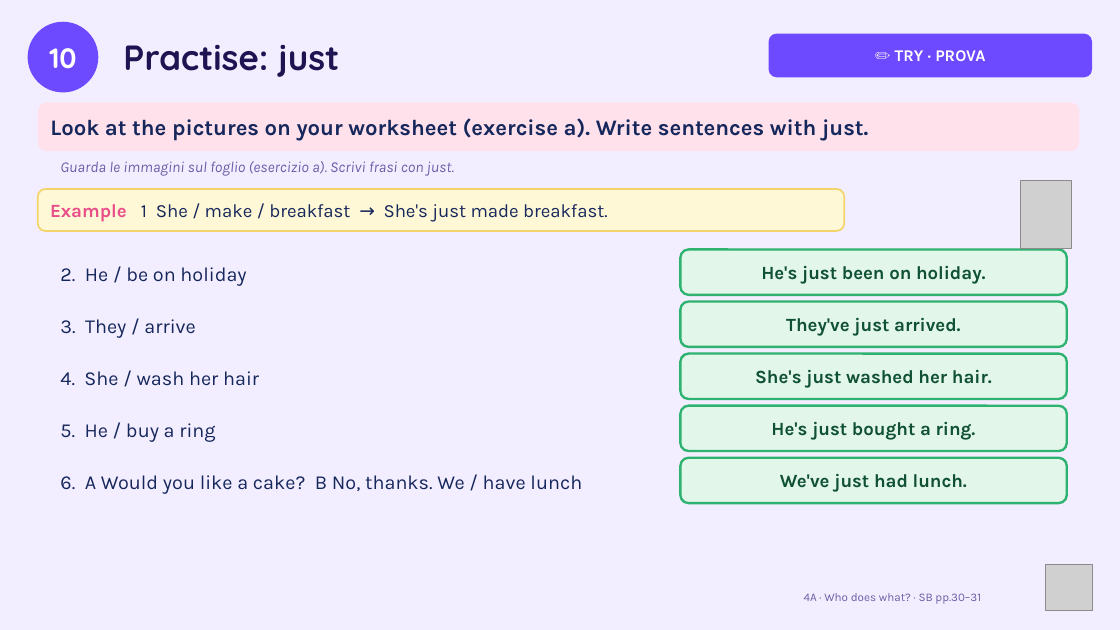
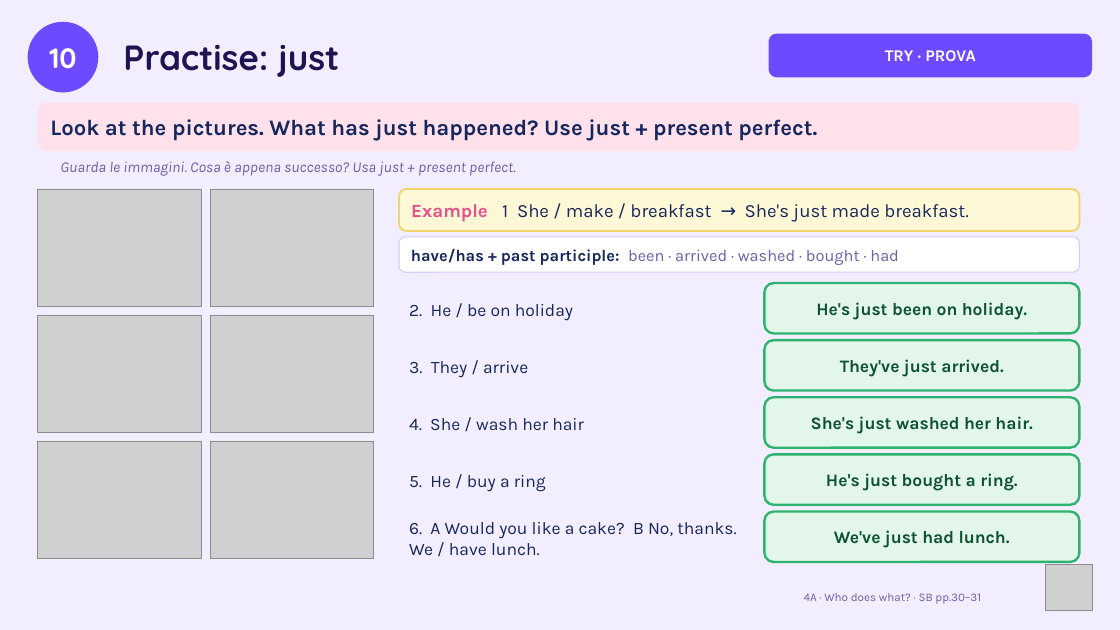
Before and after one commit to londonlanguageschool/Bagheria-, a slide deck: slide 10 of materials/A2/A2_4A_Who_does_what.pptx. Drawn at 1120x630 pixels with LibreOffice and Linux fonts; fonts in the diff are those of the drawing; grey boxes stand for pictures. Boxes give left, top, right and bottom in pixels: in the first picture for what was removed or moved away, otherwise in the second. Text is boxed around its words. In the diff, an @@ line names an element or a change of style, - is before the commit and + after.

```diff
--- a/materials/A2/A2_4A_Who_does_what.pptx
+++ b/materials/A2/A2_4A_Who_does_what.pptx
@@ text in rounded rectangle at [885, 50, 975, 61]: text changed @@
-✏️ TRY · PROVA
+TRY · PROVA
@@ text in rounded rectangle at [50, 119, 817, 141]: text changed @@
-Look at the pictures on your worksheet (exercise a). Write sentences with just.
+Look at the pictures. What has just happened? Use just + present perfect.
@@ text at [60, 161, 516, 176]: text changed @@
-Guarda le immagini sul foglio (esercizio a). Scrivi frasi con just.
+Guarda le immagini. Cosa è appena successo? Usa just + present perfect.
@@ picture added at [38, 189, 202, 307] @@
@@ picture added at [210, 189, 374, 307] @@
@@ rounded rectangle "Example 1 She / make ...": place and size @@
-rounded rectangle "Example 1 She / make ..." at [38, 189, 844, 231]
+rounded rectangle "Example 1 She / make ..." at [399, 189, 1080, 231]
@@ picture removed at [1021, 181, 1071, 249] @@
@@ rounded rectangle added at [399, 237, 1080, 272], fill #FFFFFF, outline #D8CCFF 1 pt, 14 pt, text #6B5FA8 @@
+have/has + past participle: been · arrived · washed · bought · had
@@ text "2. He / be on ...": place and size @@
-text "2. He / be on ..." at [60, 267, 246, 286]
+text "2. He / be on ..." at [409, 304, 573, 321]
@@ rounded rectangle "He's just been on holiday.": place and size @@
-rounded rectangle "He's just been on holiday." at [681, 250, 1067, 295]
+rounded rectangle "He's just been on holiday." at [765, 283, 1080, 334]
@@ picture added at [38, 315, 202, 433] @@
@@ picture added at [210, 315, 374, 433] @@
@@ text "3. They / arrive": place and size @@
-text "3. They / arrive" at [60, 319, 195, 338]
+text "3. They / arrive" at [409, 361, 528, 378]
@@ rounded rectangle "They've just arrived.": place and size @@
-rounded rectangle "They've just arrived." at [681, 302, 1067, 347]
+rounded rectangle "They've just arrived." at [765, 340, 1080, 391]
@@ text "4. She / wash her ...": place and size @@
-text "4. She / wash her ..." at [60, 371, 259, 386]
+text "4. She / wash her ..." at [409, 418, 584, 430]
@@ rounded rectangle "She's just washed her hair.": place and size @@
-rounded rectangle "She's just washed her hair." at [681, 354, 1067, 399]
+rounded rectangle "She's just washed her hair." at [765, 397, 1080, 448]
@@ picture added at [38, 441, 202, 559] @@
@@ picture added at [210, 441, 374, 559] @@
@@ size 17 to 15 pt in 4 elements at [409, 304, 573, 321], [409, 361, 528, 378], [409, 418, 584, 430], [409, 475, 546, 492] @@
@@ text "5. He / buy a ...": place and size @@
-text "5. He / buy a ..." at [60, 423, 215, 442]
+text "5. He / buy a ..." at [409, 475, 546, 492]
@@ rounded rectangle "He's just bought a ring.": place and size @@
-rounded rectangle "He's just bought a ring." at [681, 406, 1067, 451]
+rounded rectangle "He's just bought a ring." at [765, 455, 1080, 505]
@@ text at [409, 522, 736, 555]: text changed; size 17 to 15 pt @@
-6. A Would you like a cake? B No, thanks. We / have lunch
+6. A Would you like a cake? B No, thanks. We / have lunch.
@@ size 16 to 15 pt in 5 elements at [765, 283, 1080, 334], [765, 340, 1080, 391], [765, 397, 1080, 448], [765, 455, 1080, 505], [765, 512, 1080, 562] @@
@@ rounded rectangle "We've just had lunch.": place and size @@
-rounded rectangle "We've just had lunch." at [681, 458, 1067, 503]
+rounded rectangle "We've just had lunch." at [765, 512, 1080, 562]
```
Also in this commit, not shown: 13 other slides changed, 3 slides added, 2 slides removed, 3 other files.
